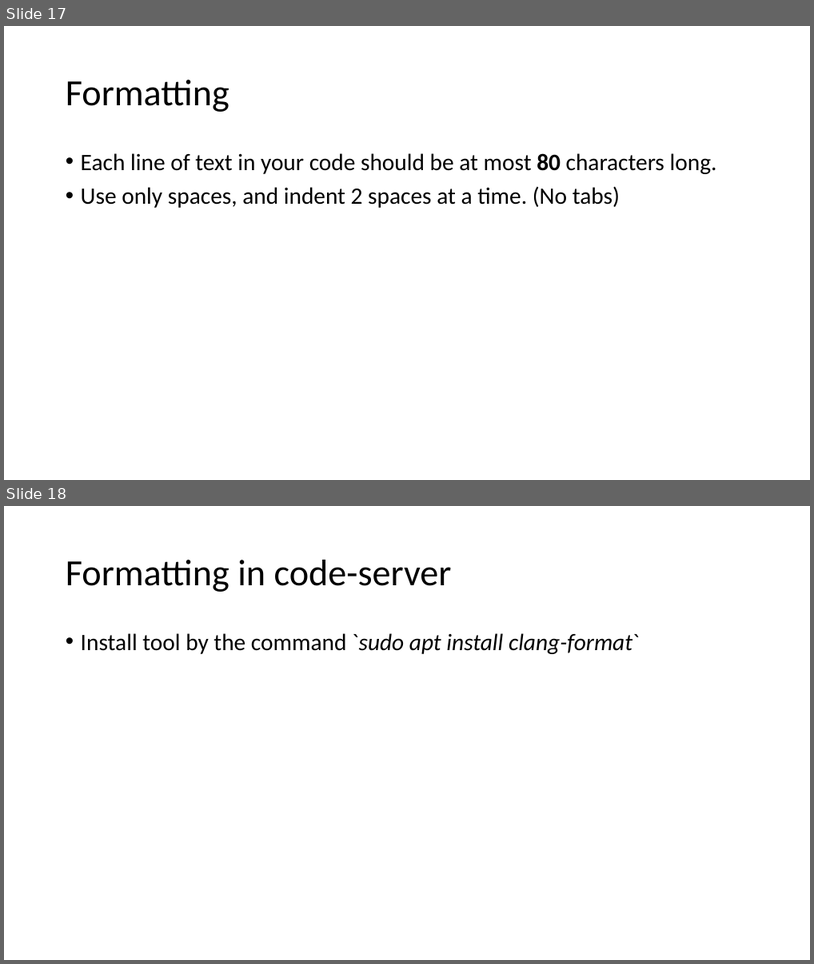
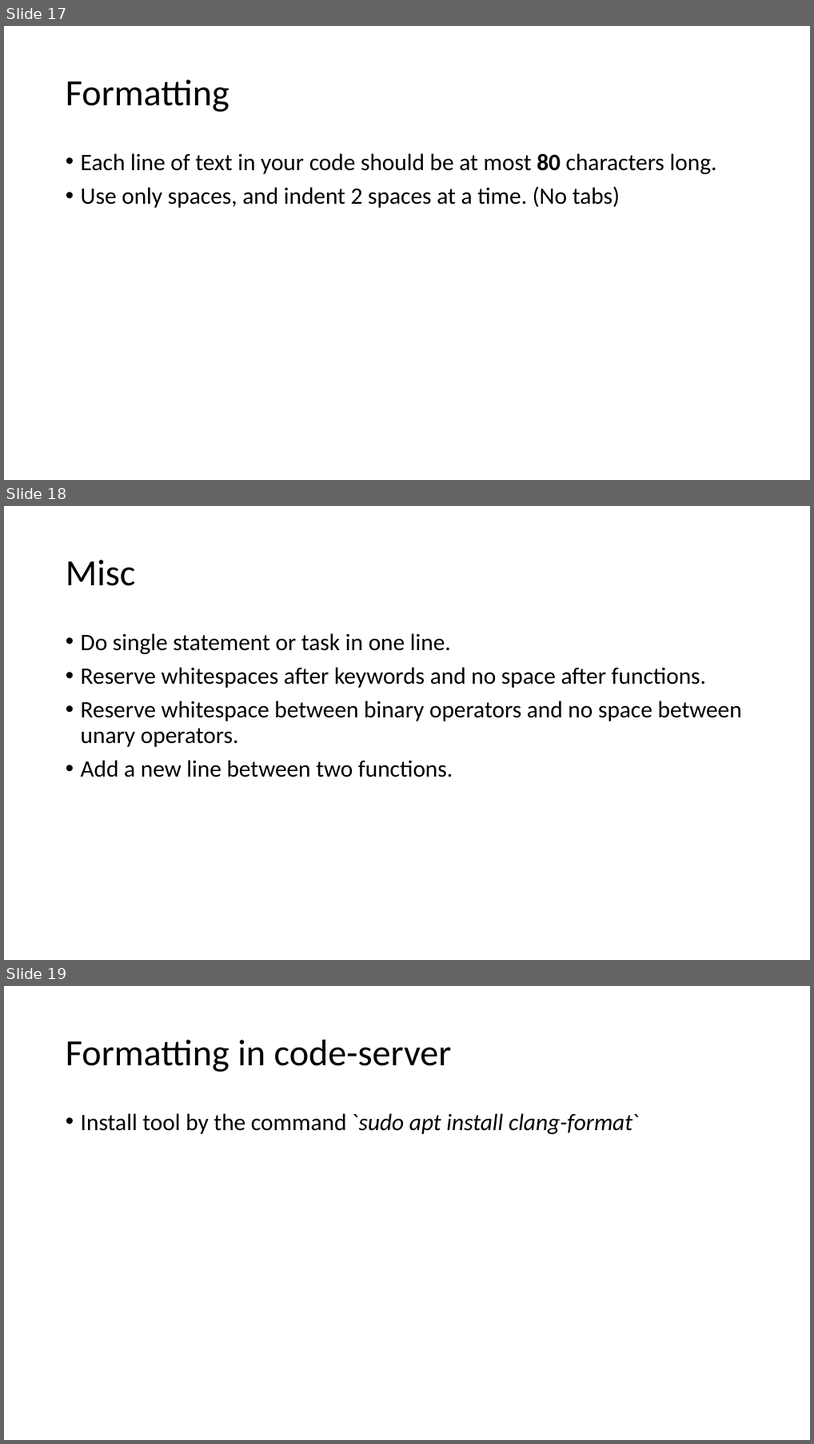
Before and after one commit to CNOCycle/cpp_tutorial, a slide deck: 10-coding_style/00-coding_style.pptx. Shown one above the other, each under a label of ours: slides 17 and 18 before the commit, slides 17, 18 and 19 after it. The pictures are 814x964 and 814x1444 pixels, drawn with LibreOffice and Linux fonts; fonts in the diff are those of the drawing. Boxes give left, top, right and bottom in pixels: in the first picture for what was removed or moved away, otherwise in the second. Text is boxed around its words. In the diff, an @@ line names an element or a change of style, - is before the commit and + after.

```diff
--- a/10-coding_style/00-coding_style.pptx
+++ b/10-coding_style/00-coding_style.pptx
@@ slide 18 added at (4,506,810,960), background #FFFFFF @@
@@ title added at (66,560,136,586), 44 pt, text #000000 @@
+Misc
@@ text added at (81,633,742,777), 28 pt, text #000000 @@
+• Do single statement or task in one line.
+• Reserve whitespaces after keywords and no space after functions.
+• Reserve whitespace between binary operators and no space between unary operators.
+• Add a new line between two functions.
@@ what was slide 18 is now slide 19 @@
```
Also in this commit, not shown: 5 other files.
